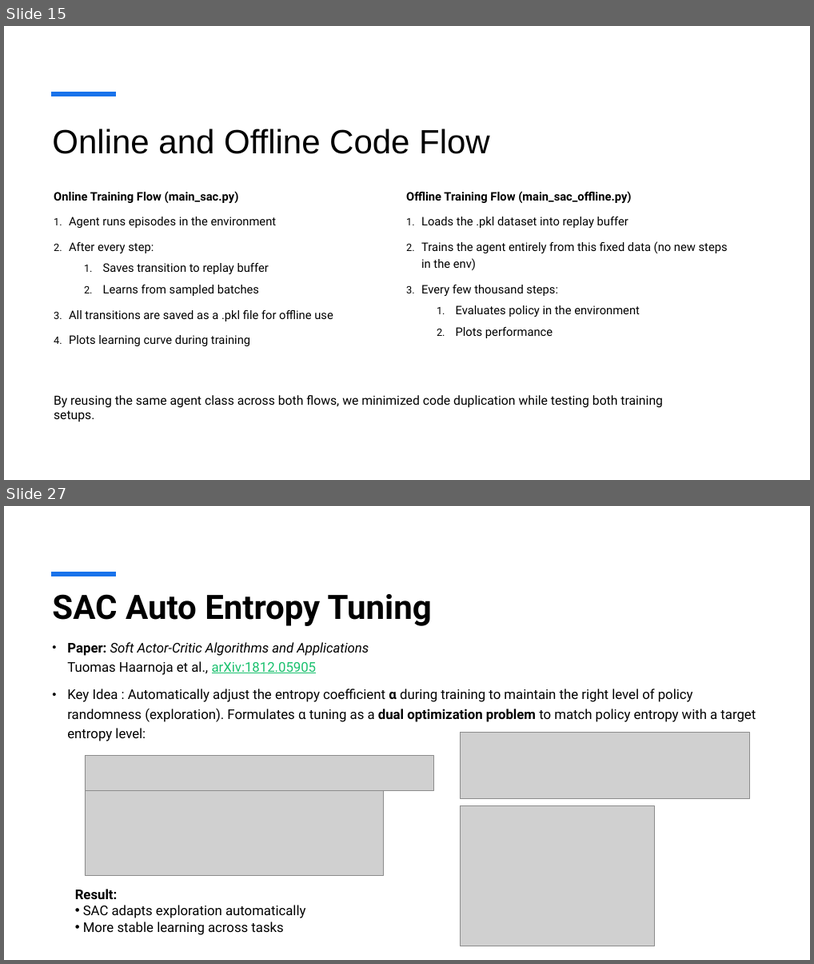
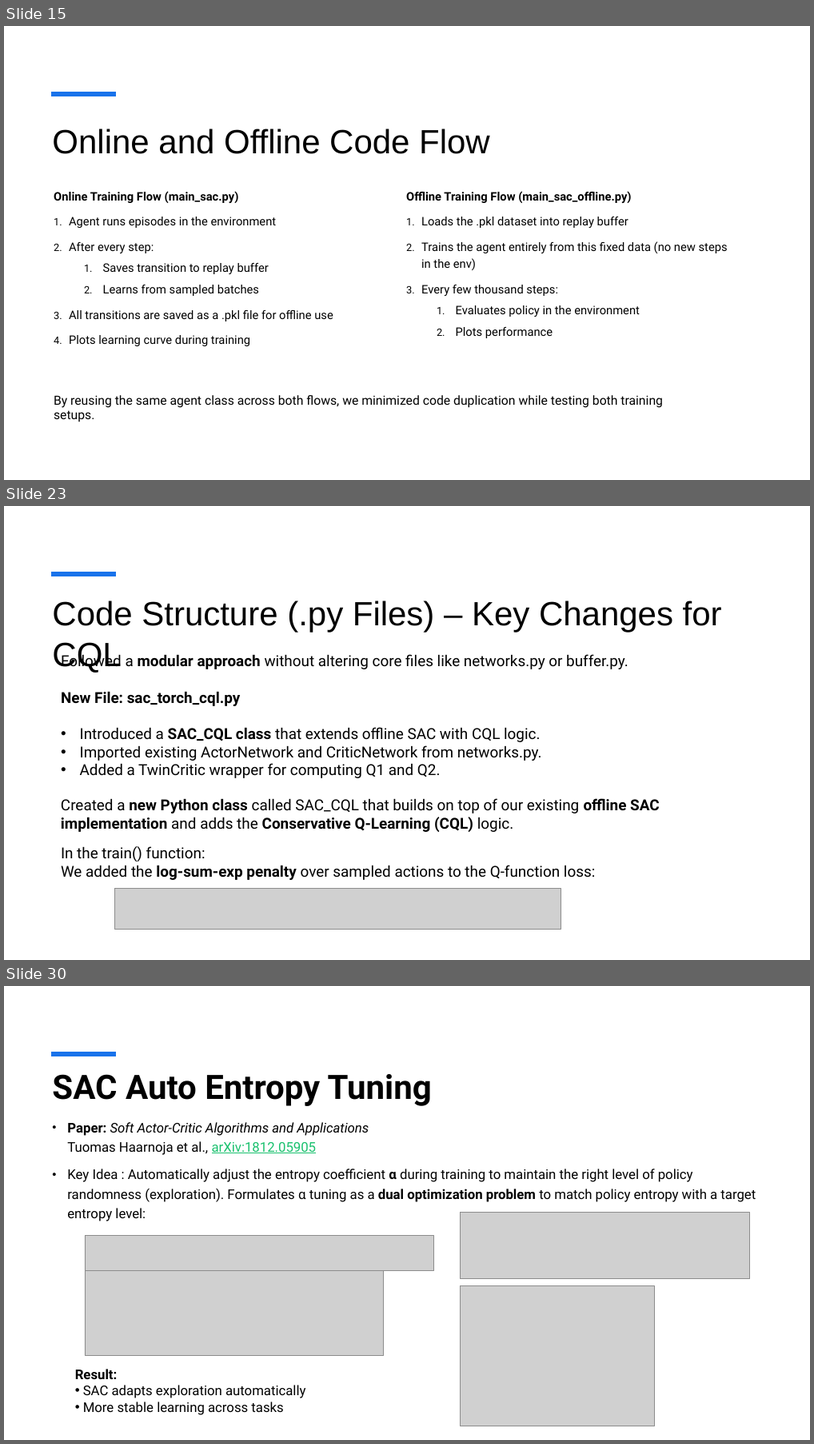
Before and after one commit to viszwak/rl-sample-efficiency, a slide deck: investigations/presentation/SAC.pptx. Shown one above the other, each under a label of ours: slides 15 and 27 before the commit, slides 15, 23 and 30 after it; the slides between them are not shown. The pictures are 814x964 and 814x1444 pixels, drawn with LibreOffice and Linux fonts; fonts in the diff are those of the drawing; grey boxes stand for pictures. Boxes give left, top, right and bottom in pixels: in the first picture for what was removed or moved away, otherwise in the second. Text is boxed around its words. In the diff, an @@ line names an element or a change of style, - is before the commit and + after.

```diff
--- a/investigations/presentation/SAC.pptx
+++ b/investigations/presentation/SAC.pptx
@@ slide 23 added at (x1=4, y1=506, x2=810, y2=960), background #FFFFFF; not listed: 1 template element that a slide beside it also shows @@
@@ title added at (x1=52, y1=600, x2=722, y2=672), 40 pt, text #000000 @@
+Code Structure (.py Files) – Key Changes for CQL
@@ text added at (x1=61, y1=652, x2=629, y2=778), 18 pt, text #000000 @@
+Followed a modular approach without altering core files like networks.py or buffer.py.
+New File: sac_torch_cql.py
+• Introduced a SAC_CQL class that extends offline SAC with CQL logic.
+• Imported existing ActorNetwork and CriticNetwork from networks.py.
+• Added a TwinCritic wrapper for computing Q1 and Q2.
@@ text added at (x1=61, y1=798, x2=659, y2=832), 18 pt, text #000000 @@
+Created a new Python class called SAC_CQL that builds on top of our existing offline SAC implementation and adds the Conservative Q-Learning (CQL) logic.
@@ text added at (x1=61, y1=846, x2=595, y2=880), 18 pt, text #000000 @@
+In the train() function:
+We added the log-sum-exp penalty over sampled actions to the Q-function loss:
@@ picture added at (x1=114, y1=888, x2=562, y2=929) @@
@@ what was slide 27 is now slide 30 @@
```
Also in this commit, not shown: 3 slides changed, 11 other slides added, 9 slides removed, 1 other file.
